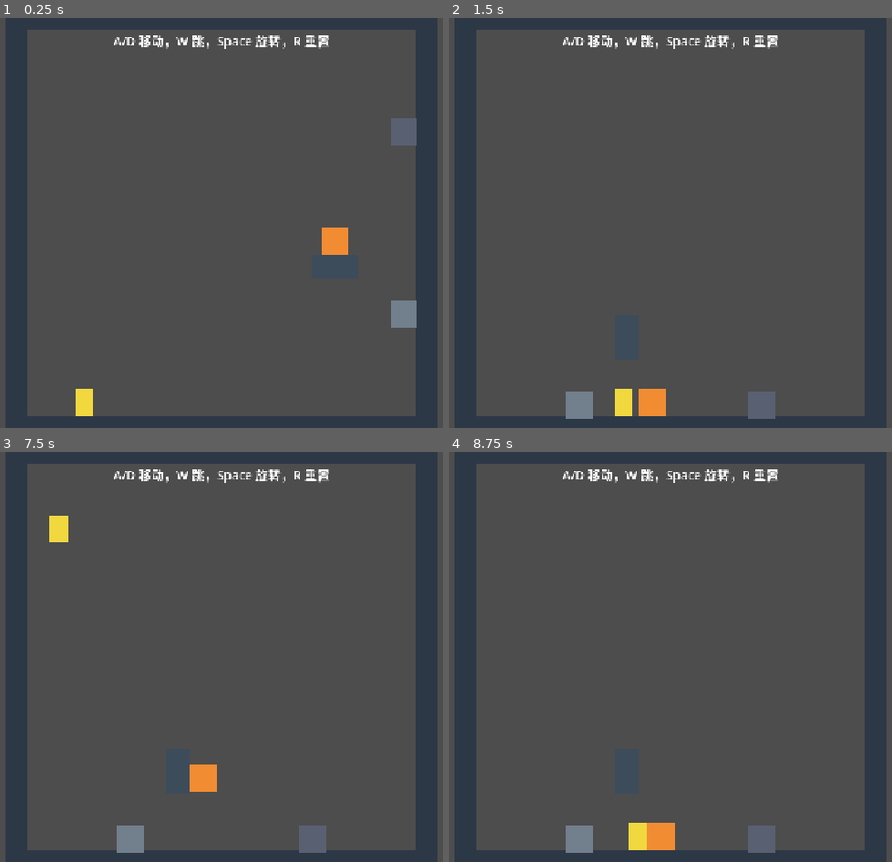
Above: before the commit, frames 1-4 (two rows, left to right).
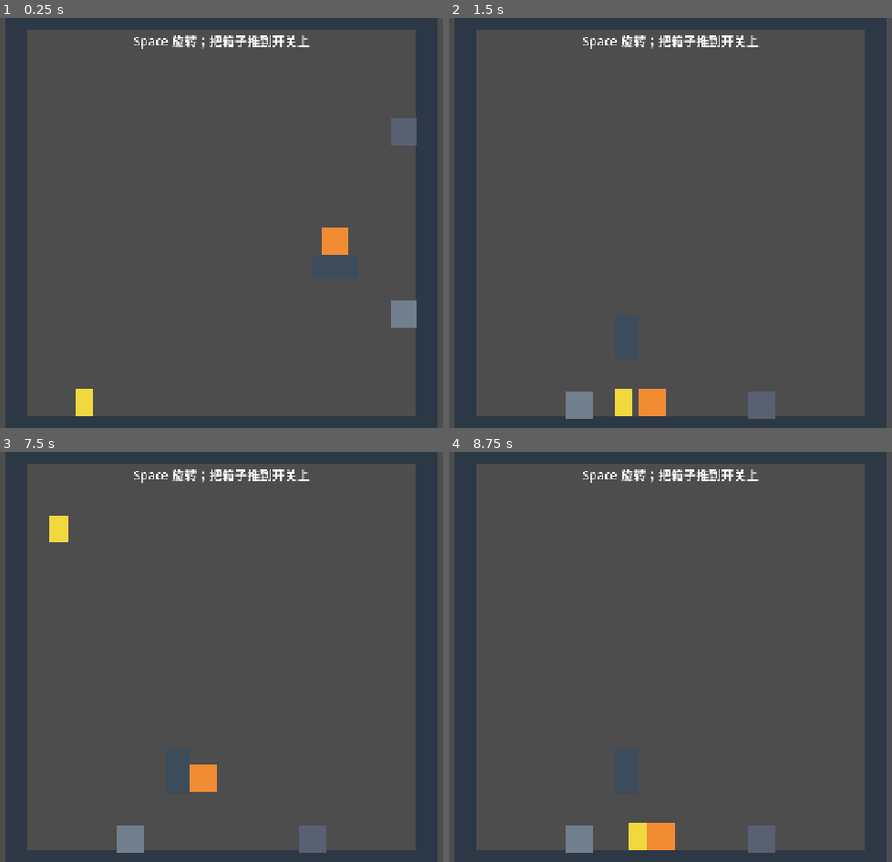
Above: after the commit, the same moments.

Repository: SilasSu114/panda-guard-protocol
Game: Godot game, scene res://scenes/main.tscn
Same seed, same stepped clock (60 frames per second), same inputs: the game is played once before the commit and once after it.
Inputs:
- Up to frame 1 (0.25 s): no input
- Up to frame 2 (1.5 s): tap Enter at 0.5 s; hold Space (rotate) 0.53-1.28 s; hold D (move_right) from 0.53 s (still down); tap W (jump) at 0.77 s; tap Space (rotate) at 1.35 s
- Up to frame 3 (7.5 s): tap W (jump) at 1.52, 3.02, 3.77, 4.52, 6.02, 6.77 s; release D (move_right) at 2.03 s; hold A (move_left) 2.03-2.78 s; hold Space (rotate) 2.03-2.78 s; hold D (move_right) 2.78-4.28 s; tap Space (rotate) every 1.5 s from 2.85 to 7.35 s; hold Space (rotate) 3.53-4.28 s; hold A (move_left) 4.28-5.03 s; hold D (move_right) 5.03-5.78 s; hold Space (rotate) 5.03-5.78 s; hold A (move_left) 5.78-7.28 s; hold Space (rotate) 6.53-7.28 s; tap R (reset) at 7.25 s; hold D (move_right) from 7.28 s (still down)
- Up to frame 4 (8.75 s): keep holding D (move_right); tap W (jump) at 7.52 s; hold Space (rotate) from 8.03 s (still down)

The runs differ from the first frame. In frame 1, 0.9% of the frame differs, in the area x 25-75%, y 4-8%; in frame 2, 0.9%; in frame 3, 0.9%; in frame 4, 0.9%.

Commit message:
Clarify level objective hint

Diff:
--- a/scenes/main.tscn
+++ b/scenes/main.tscn
@@ -92,6 +92,6 @@
 offset_right = 1240.0
 offset_bottom = 60.0
 theme_override_font_sizes/font_size = 22
-text = "A/D 移动，W 跳，Space 旋转，R 重置"
+text = "Space 旋转；把箱子推到开关上"
 horizontal_alignment = 1
 vertical_alignment = 1
